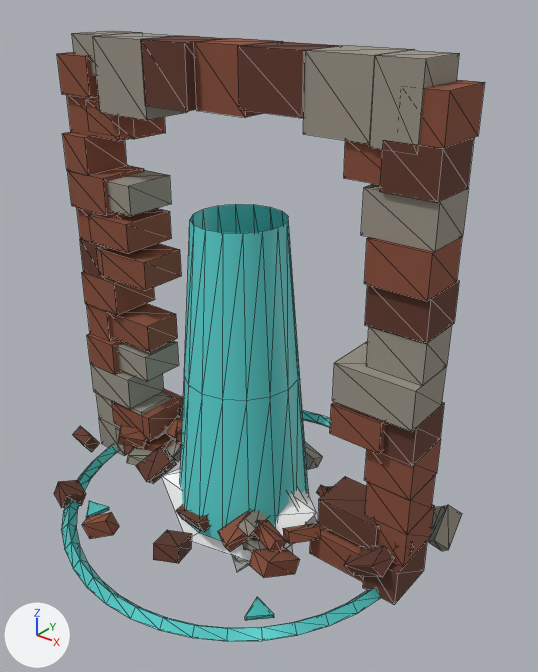
The glTF model public/models/effects.glb: old version first, new version second.
One viewpoint serves both versions: a 50 mm lens placed at (2.31, -2.66, 2.77), pointed at (0.09, 0.12, 1.04). Lighting does not change. The marker at lower left points along +X, +Y and +Z. The older version comes first. Mesh edges are drawn as thin lines. Where no turn or scale is listed for an object, it has been applied to the vertices.

Objects in the first picture: 'breach_rim', 'breach_rubble', 'debris_chip', 'marker_beam', 'marker_ring' and 3 more.
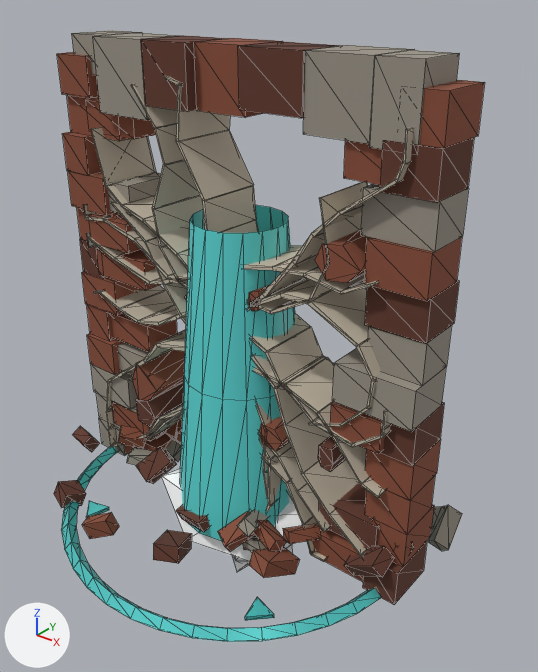
What differs and where, as boxes (x1, y1, x2, y2) in the pictures (538 x 672 px):
'breach_cracks_b', added
    after: (83, 84, 413, 562)
    faces in mat_fx_crack (light grey #c4b9a6): (83, 84, 413, 562)
    faces in mat_fx_brick (brown #8a4f3a): (132, 229, 368, 451)
    faces in mat_fx_brick_dark (brown #62392c): (136, 294, 346, 472)
'breach_cracks_a', added (mostly hidden)
    after: (111, 75, 379, 532)

Edits to the bpy script that builds the scene:
```text
Add mat_fx_crack:
    mat_fx_crack = principled_material('fx_crack')
    mat_fx_crack.base_color = (0.552, 0.485, 0.381)  # light grey #c4b9a6
    mat_fx_crack.roughness = 1.0
Add me_breach_cracks_b:
    me_breach_cracks_b.from_pydata(...)  # 942 vertices, 1428 faces; spans x -0.98..0.98, y -0.18..0.18, z -1.13..1.13
    # faces by material slot: [1248, 80, 100]
    me_breach_cracks_b.materials.append(mat_fx_crack)  # light grey #c4b9a6
    me_breach_cracks_b.materials.append(mat_fx_brick_dark)  # brown #62392c
    me_breach_cracks_b.materials.append(mat_fx_brick)  # brown #8a4f3a
Add me_breach_cracks_a:
    me_breach_cracks_a.from_pydata(...)  # 280 vertices, 420 faces; spans x -0.81..0.81, y -0.18..0.18, z -1.08..1.08
    me_breach_cracks_a.materials.append(mat_fx_crack)  # light grey #c4b9a6
Add ob_breach_cracks_b:
    ob_breach_cracks_b = bpy.data.objects.new('breach_cracks_b', me_breach_cracks_b)
    ob_breach_cracks_b.location = (0.0, 0.0, 1.171)
Add ob_breach_cracks_a:
    ob_breach_cracks_a = bpy.data.objects.new('breach_cracks_a', me_breach_cracks_a)
    ob_breach_cracks_a.location = (0.067, 0.0, 1.277)
```
